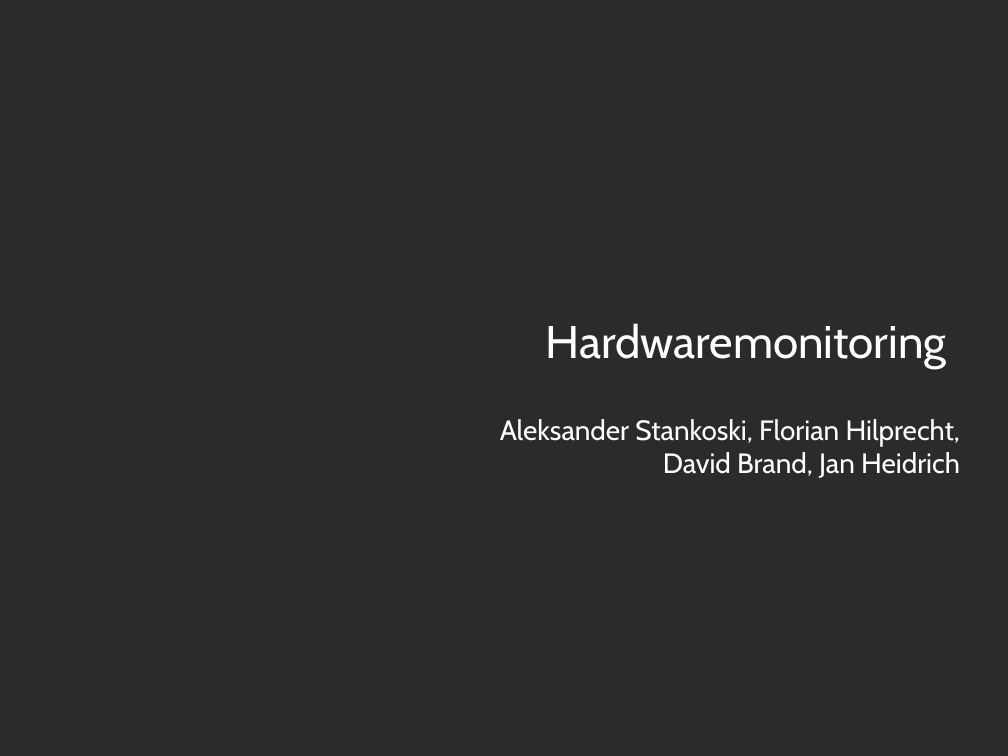
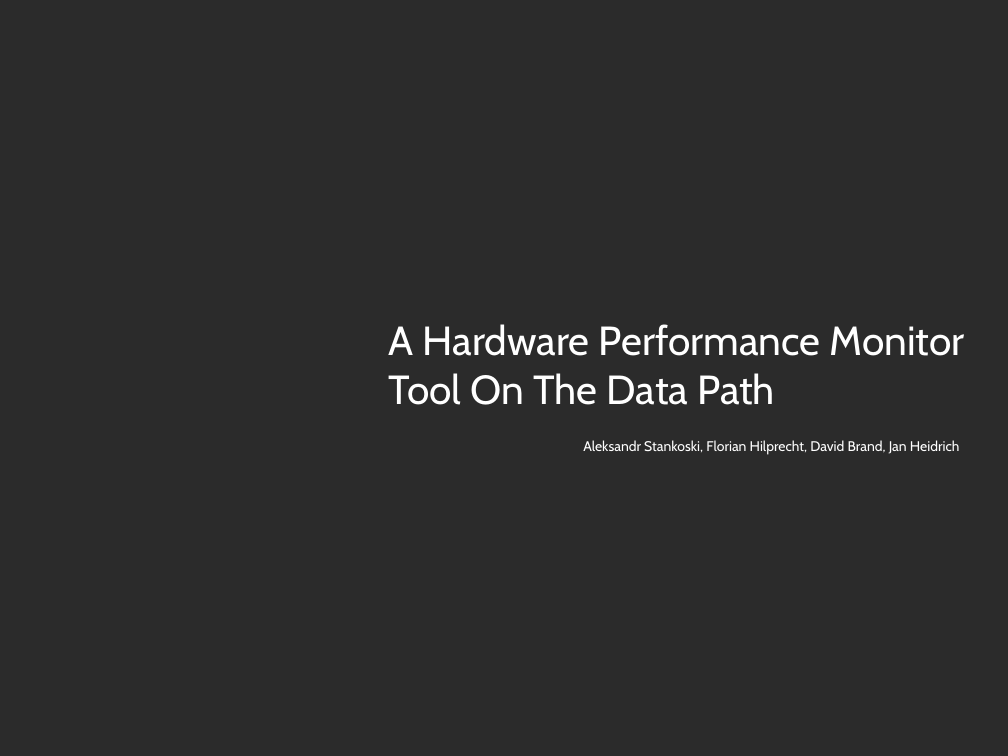
Before and after one commit to fhilprec/HardwareMonitoring, a slide deck: slide 1 of ProjectPresentation.odp. Drawn at 1008x756 pixels with LibreOffice and Linux fonts; fonts in the diff are those of the drawing; background and template pictures are left out; a plain dark background stands for a picture behind light text. Boxes give left, top, right and bottom in pixels: in the first picture for what was removed or moved away, otherwise in the second. Text is boxed around its words. In the diff, an @@ line names an element or a change of style, - is before the commit and + after.

```diff
--- a/ProjectPresentation.odp
+++ b/ProjectPresentation.odp
@@ title added at [389,324,965,405], 32 pt, text #FFFFFF @@
+A Hardware Performance Monitor Tool On The Data Path
@@ title removed at [546,323,947,369] @@
-Hardwaremonitoring
@@ subtitle at [583,440,960,455]: text changed; size 22 to 11 pt @@
-Aleksander Stankoski, Florian Hilprecht, David Brand, Jan Heidrich
+Aleksandr Stankoski, Florian Hilprecht, David Brand, Jan Heidrich
```
Also in this commit, not shown: 6 other slides changed, 8 slides added, 7 slides removed.
